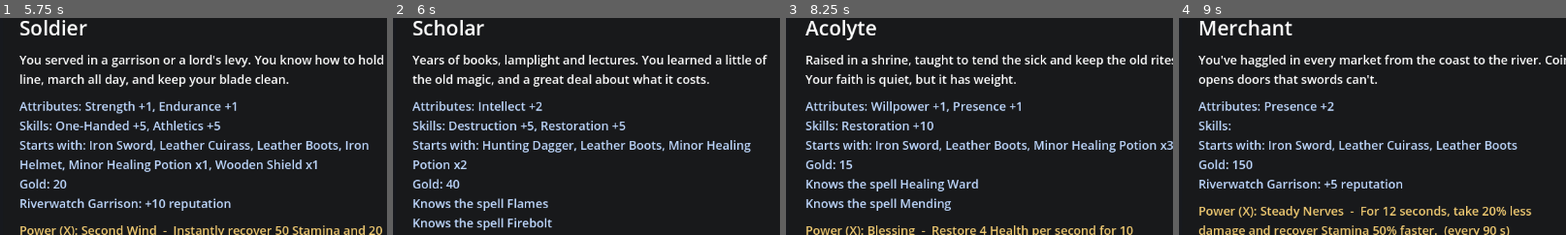
Above: before the commit, frames 1-4 (left to right).
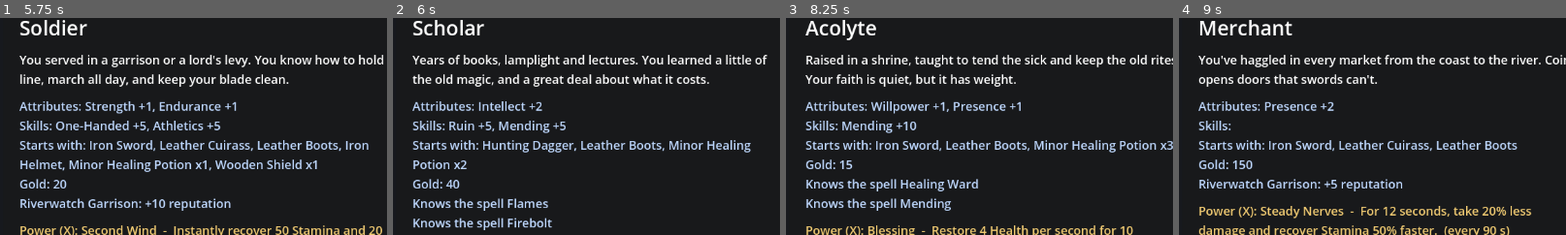
Above: after the commit, the same moments.

Repository: RCJLabs/Vaelora-godot
Game: Godot game, scene res://ui/title_screen.tscn
Two runs of this game, one before a commit and one after it. Both use one fixed random seed, a clock stepped at 60 frames per second and the inputs below.
Inputs:
- Up to frame 1 (5.75 s): click "New Game" at 0.5 s; click "Next" at 1.25 s; click "Next" at 2 s; click "Hardy - +2 Endurance." at 2.75 s; click "Strong Arm - +2 Strength." at 3.5 s; click "Back" at 4.25 s; click "Soldier" at 5 s
- Up to frame 2 (6 s): click "Scholar" at 5.75 s
- Up to frame 3 (8.25 s): click "Outlaw" at 6.5 s; click "Hunter" at 7.25 s; click "Acolyte" at 8 s
- Up to frame 4 (9 s): click "Merchant" at 8.75 s
The pictures show only the part of the screen within x 41-90%, y 26-76%; the shares and areas given below are measured in that part.

Frame 1 is identical in both runs. In frame 2, 1.1% of the frame differs, in the area x 14-61%, y 47-54%; in frame 3, 0.6%; in frame 4, nothing differs.

Commit message:
The lore in the demo: release an essence, wisps and corruption, Ruin/Mending/Shaping
Round four's demo changes:
- Release a Wisp Essence at the stone circle's crystal instead of
  swallowing it: Wisp's Grace (the wisps let you be for the night,
  wounds close a little faster). The essence's description mentions it.
- Night wisps notice a corrupted player from further away (x1.25 to x2)
  and more come out (+1 Stained, +2 Hollowing), with a hint saying why.
- The schools' display names are Ruin, Mending and Shaping (ids unchanged,
  so saves and spells don't change).
- Maren mentions the old small-folk card player (Aeviro); Ostap sings a
  verse of "Hallam and the Hundred Lights"; the cult's notes and letter
  name the Mercy.

docs/lore/STORY.md: the full game's acts, the player, the truth scene,
four endings (the hidden one: Lantern Night) and the wisps in each,
companions, the demo's characters later, names for the new peoples.

Tests: new test_lore_demo (24 checks). test_magic now burns only Wolf1,
with the others out of the way and the pack unable to break: other
wolves wandering into the stream gave 0 damage, and since the pack
morale change, burning several could make Wolf1 run off mid-test.

Co-Authored-By: Claude Opus 5.5 <noreply@anthropic.com>
Claude-Session: https://claude.ai/code/session_01BPE8ZczZ4hZnRHyCfMJwVS

Diff:
--- a/godot/character/perks.json
+++ b/godot/character/perks.json
@@ -16,14 +16,14 @@
 	"sure_footed": { "name": "Sure-Footed", "skill": "athletics", "level": 25, "description": "Falls do half damage.", "modifiers": { "fall_damage": 0.5 } },
 	"marathon": { "name": "Marathon", "skill": "athletics", "level": 30, "requires": "wind_runner", "description": "+20 max Stamina.", "stat_bonus": { "stamina": 20 } },
 
-	"augmented_flames": { "name": "Augmented Flames", "skill": "destruction", "level": 20, "description": "+25% Destruction spell damage.", "modifiers": { "spell_power_destruction": 1.25 } },
-	"efficient_destruction": { "name": "Efficient Destruction", "skill": "destruction", "level": 25, "description": "Destruction spells cost 20% less.", "modifiers": { "spell_cost_destruction": 0.8 } },
-	"searing": { "name": "Searing", "skill": "destruction", "level": 35, "requires": "augmented_flames", "description": "Another +25% Destruction spell damage.", "modifiers": { "spell_power_destruction": 1.25 } },
+	"augmented_flames": { "name": "Augmented Flames", "skill": "destruction", "level": 20, "description": "+25% Ruin spell damage.", "modifiers": { "spell_power_destruction": 1.25 } },
+	"efficient_destruction": { "name": "Efficient Ruin", "skill": "destruction", "level": 25, "description": "Ruin spells cost 20% less.", "modifiers": { "spell_cost_destruction": 0.8 } },
+	"searing": { "name": "Searing", "skill": "destruction", "level": 35, "requires": "augmented_flames", "description": "Another +25% Ruin spell damage.", "modifiers": { "spell_power_destruction": 1.25 } },
 
 	"recovery": { "name": "Recovery", "skill": "restoration", "level": 20, "description": "Magicka recovers 25% faster.", "modifiers": { "magicka_regen": 1.25 } },
-	"potent_healing": { "name": "Potent Healing", "skill": "restoration", "level": 25, "description": "+30% healing from Restoration spells.", "modifiers": { "spell_power_restoration": 1.3 } },
-	"efficient_restoration": { "name": "Efficient Restoration", "skill": "restoration", "level": 30, "requires": "potent_healing", "description": "Restoration spells cost 20% less.", "modifiers": { "spell_cost_restoration": 0.8 } },
-	"efficient_alteration": { "name": "Efficient Alteration", "skill": "alteration", "level": 20, "description": "Alteration spells cost 25% less.", "modifiers": { "spell_cost_alteration": 0.75 } },
+	"potent_healing": { "name": "Potent Healing", "skill": "restoration", "level": 25, "description": "+30% healing from Mending spells.", "modifiers": { "spell_power_restoration": 1.3 } },
+	"efficient_restoration": { "name": "Efficient Mending", "skill": "restoration", "level": 30, "requires": "potent_healing", "description": "Mending spells cost 20% less.", "modifiers": { "spell_cost_restoration": 0.8 } },
+	"efficient_alteration": { "name": "Efficient Shaping", "skill": "alteration", "level": 20, "description": "Shaping spells cost 25% less.", "modifiers": { "spell_cost_alteration": 0.75 } },
 	"arcane_reserve": { "name": "Arcane Reserve", "skill": "alteration", "level": 25, "description": "+25 max Magicka.", "stat_bonus": { "magicka": 25 } },
 	"focused_mind": { "name": "Focused Mind", "skill": "alteration", "level": 35, "requires": "arcane_reserve", "description": "Magicka recovers 25% faster.", "modifiers": { "magicka_regen": 1.25 } },
 	"ward_mastery": { "name": "Ward Mastery", "skill": "restoration", "level": 30, "requires": "recovery", "description": "Wards stop 20% more of a hit and cost less to hold.", "modifiers": { "ward_strength": 1.2, "spell_cost_restoration": 0.9 } }
--- a/godot/dialogue/maren.json
+++ b/godot/dialogue/maren.json
@@ -165,6 +165,11 @@
 					"requires_item": "wolf_pelt"
 				},
 				{
+					"text": "Who else comes up this road?",
+					"next": "road_folk",
+					"requires_not_flag": "heard_card_player"
+				},
+				{
 					"text": "Let's trade.",
 					"next": "shop"
 				},
@@ -935,6 +940,20 @@
 			"add_reputation": {
 				"riverwatch": 10
 			}
+		},
+		"road_folk": {
+			"text": "Traders, when the wolves let them. Pilgrims for the shrine, once upon a time. And every few years an old small-folk card player, who sits at my table, takes everyone's coin, and is gone by morning. My gran swore the same one cleaned her out when she was a girl. Must run in the family. Same laugh, too.",
+			"set_flag": "heard_card_player",
+			"choices": [
+				{
+					"text": "Anything strange around here lately?",
+					"next": "wrong_things"
+				},
+				{
+					"text": "Goodbye.",
+					"next": "end"
+				}
+			]
 		}
 	}
 }
--- a/godot/dialogue/ostap.json
+++ b/godot/dialogue/ostap.json
@@ -2,7 +2,7 @@
 	"start": "greet",
 	"nodes": {
 		"greet": {
-			"text": "Far enough. Hands where I can see them. ...You're the one who's been following the light. Mirela's by the fire. Walk slow.",
+			"text": "(He breaks off humming as you come closer.) Far enough. Hands where I can see them. ...You're the one who's been following the light. Mirela's by the fire. Walk slow.",
 			"choices": [
 				{
 					"text": "Who are you people?",
@@ -12,6 +12,10 @@
 					"text": "(Outlaw) Easy. I'm on the same notice board as you.",
 					"next": "outlaw",
 					"requires_background": "outlaw"
+				},
+				{
+					"text": "What was that you were singing?",
+					"next": "song"
 				},
 				{
 					"text": "Goodbye.",
@@ -36,6 +40,20 @@
 					"next": "end"
 				}
 			]
+		},
+		"song": {
+			"text": "\"...and Hallam hunted the lights through a hundred nights, and caught one each night, and put it out.\" Hallam and the Hundred Lights. Every child in the Empire knows it. My mam sang it to keep me in bed. It worked: I was scared of wisps till I was twelve. Now I'm only scared of the garrison.",
+			"set_flag": "heard_hallam",
+			"choices": [
+				{
+					"text": "Who are you people?",
+					"next": "who"
+				},
+				{
+					"text": "Goodbye.",
+					"next": "end"
+				}
+			]
 		}
 	}
 }
--- /dev/null
+++ b/godot/effects/wisp_grace.tres
@@ -0,0 +1,14 @@
+[gd_resource type="Resource" script_class="StatusEffectData" load_steps=2 format=3]
+
+[ext_resource type="Script" path="res://systems/status_effect_data.gd" id="1_fx"]
+
+[resource]
+script = ExtResource("1_fx")
+id = "wisp_grace"
+display_name = "Wisp's Grace"
+description = "You let one go. The wisps let you be tonight, and your wounds close a little faster."
+is_harmful = false
+duration = 1800.0
+modifiers = {
+"health_regen": 1.5
+}
--- a/godot/enemies/wisp.gd
+++ b/godot/enemies/wisp.gd
@@ -111,8 +111,10 @@
 	var from_home := Vector2(global_position.x - home.x, global_position.z - home.z).length()
 	match state:
 		State.IDLE:
-			if dist < aggro_range and _sees(player):
+			if dist < aggro_range * Corruption.wisp_aggro_scale() and _sees(player) and not _graced(player):
 				_start_fight()
+				if Corruption.tier() > 0:
+					Hints.show_once("wisps_corruption", "Wisps go for anyone carrying stolen light. The more corrupted you are, the further away they notice you, and the more of them come out at night.")
 			return _wander()
 		State.RETURN:
 			if from_home < 1.5:
@@ -223,6 +225,11 @@
 	return level if level else get_parent()
 
 
+# Released an essence tonight: the wisps let you be (effects/wisp_grace.tres).
+func _graced(player: Node3D) -> bool:
+	return player.get("effects") != null and player.effects.has("wisp_grace")
+
+
 func _sees(player: Node3D) -> bool:
 	var query := PhysicsRayQueryParameters3D.create(global_position, player.global_position + Vector3.UP * 1.3, 1)
 	return get_world_3d().direct_space_state.intersect_ray(query).is_empty()
--- a/godot/enemies/wisp_spawner.gd
+++ b/godot/enemies/wisp_spawner.gd
@@ -1,7 +1,7 @@
 extends Node3D
 
 # Brings wisps out at night: when night falls (WorldClock), `count` wisps
-# appear within `radius` of this node; at dawn the survivors fade away. Killed
+# (more if the player is corrupted: Corruption.extra_wisps) appear within `radius` of this node; at dawn the survivors fade away. Killed
 # ones come back the next night. They fight together (alert()).
 #
 # Once `drain_flag` is set (main quest 1 starts it), something is draining them:
@@ -65,9 +65,10 @@
 
 
 func _spawn() -> void:
-	for i in count:
+	var total := count + Corruption.extra_wisps()   # more come out for a corrupted player
+	for i in total:
 		var wisp := WISP_SCENE.instantiate()
-		var angle := TAU * i / count + randf_range(-0.4, 0.4)
+		var angle := TAU * i / total + randf_range(-0.4, 0.4)
 		wisp.position = Vector3(cos(angle), 0.0, sin(angle)) * randf_range(radius * 0.4, radius) + Vector3.UP * 1.8
 		add_child(wisp)
 
--- a/godot/items/cult_letter.tres
+++ b/godot/items/cult_letter.tres
@@ -8,7 +8,7 @@
 display_name = "Sealed Letter"
 description = "Sealed with a circle split by three lines, and opened by you.
 
-\"V. - The first is a failure: too much, too fast, it will not hold. No matter. The others are ready. Send the harvest north to the Pale Gate by the next dark of the Wanderer, and tell no one at the Collegium what you have seen. - A.\"
+\"V. - The first is a failure: too much, too fast, it will not hold. No matter. The others are ready. Send the harvest north to the Pale Gate by the next dark of the Wanderer, and tell no one at the Collegium what you have seen. Remember what we are: the Mercy. - A.\"
 
 Folded inside: a map of all Vaelora, with a dozen places marked in the same careful hand. The Greywater Vale is only one of them."
 weight = 0.1
--- a/godot/items/cult_notes.tres
+++ b/godot/items/cult_notes.tres
@@ -6,7 +6,7 @@
 script = ExtResource("1_item")
 id = "cult_notes"
 display_name = "Cultist's Notes"
-description = "Pages in a small, careful hand, with a map folded inside.
+description = "Pages in a small, careful hand, headed with the mark (a circle split by three lines) and two words: THE MERCY. A map is folded inside.
 
 \"The stones give less each night. The wolves were a waste: too little in them. The forest witch gave more than all the wisps together. The first of them must be fed in the dark of the Wanderer, at the Hollow Oak. Then we send it north. - V.\"
 
--- a/godot/items/wisp_essence.tres
+++ b/godot/items/wisp_essence.tres
@@ -6,7 +6,7 @@
 script = ExtResource("1_item")
 id = "wisp_essence"
 display_name = "Wisp Essence"
-description = "A mote of cold light that won't stop glowing: what's left of a wisp. Swallowed, it fills you with Magicka, and something of the wisp stays in you (Corruption +10). Scholars would pay for it, and a shrine would take it as an offering."
+description = "A mote of cold light that won't stop glowing: what's left of a wisp. Swallowed, it fills you with Magicka, and something of the wisp stays in you (Corruption +10). Scholars would pay for it, a shrine would take it as an offering, and the crystal in the stone circle would let it go."
 type = 1
 value = 20
 weight = 0.1
--- a/godot/props/floating_crystal.gd
+++ b/godot/props/floating_crystal.gd
@@ -7,11 +7,17 @@
 # Once the shards are dealt with, either way, touching it shows the drain-line:
 # something is pulling magic through it, north into the Thornwood (the
 # "saw_drain_line" flag, which a DrainLine node in the level shows).
+# After that, carrying a Wisp Essence, you can release it here instead of
+# swallowing it: it goes to its rest, and the wisps let you be for the night
+# (the "wisp_grace" effect). See LORE.md: every essence is power, rest, or a
+# future with its people.
 
 @export var bob_height: float = 0.12
 @export var spin_speed: float = 0.4   # radians per second
 
-var prompt: String = "Touch the crystal"
+var prompt: String:
+	get:
+		return "Release a Wisp Essence" if _can_release() else "Touch the crystal"
 
 @onready var gem: Node3D = $Gem
 @onready var light: OmniLight3D = $Light
@@ -36,8 +42,28 @@
 	gem.position.y = sin(_time * 1.3) * bob_height
 
 
+# Releasing comes after everything the crystal has to say first: Flames, and the
+# Waking Stones quest's endings.
+func _can_release() -> bool:
+	if Inventory.count("wisp_essence") == 0 or not Spellbook.knows("flames") or not GameState.has_flag("touched_crystal"):
+		return false
+	if GameState.has_flag("shards_chose_stones") and not GameState.has_flag("stones_restored") and Inventory.count("rune_shard") >= 3:
+		return false
+	return not (GameState.has_flag("shards_decided") and not GameState.has_flag("shards_chose_stones") and not GameState.has_flag("saw_drain_line"))
+
+
+func _release(player: Node) -> void:
+	Inventory.remove("wisp_essence", 1)
+	player.effects.apply("wisp_grace")
+	GameState.set_flag("released_wisp")
+	Sfx.play_at("wisp_freed", global_position)
+	player.show_message("You hold the essence up to the crystal. It doesn't sink in. It rises, slowly, and for a moment it has a shape, something like a hand, open. Then it's gone, and the night feels kinder. (Wisp's Grace: the wisps will let you be tonight.)")
+
+
 func interact(player: Node) -> void:
-	if GameState.has_flag("shards_chose_stones") and not GameState.has_flag("stones_restored") \
+	if _can_release():
+		_release(player)
+	elif GameState.has_flag("shards_chose_stones") and not GameState.has_flag("stones_restored") \
 			and Inventory.count("rune_shard") >= 3:
 		Inventory.remove("rune_shard", 3)
 		Skills.grant_bonus("magicka", 10)
--- a/godot/systems/corruption.gd
+++ b/godot/systems/corruption.gd
@@ -10,7 +10,8 @@
 #   2 Stained   (50+)  spells +20%, +20 Magicka     health regen x0.5, the shrine won't bless you
 #   3 Hollowing (80+)  spells +30%, +40 Magicka     health regen x0.5, -20 max Health, outlaws turn cold
 # The gains and costs reach the player through Character.modifier() and
-# Character.stat_bonus(). Cleansing (cleanse_tier) is a night's vigil at the
+# Character.stat_bonus(). Night wisps come for you from further away, and in
+# greater numbers, the higher the tier (wisp_aggro_scale, extra_wisps). Cleansing (cleanse_tier) is a night's vigil at the
 # rekindled roadside shrine: one tier per night.
 # Dialogue and quests can check the tier: "requires_corruption": 2 (at least),
 # "requires_corruption_below": 1 (see systems/conditions.gd).
@@ -42,6 +43,10 @@
 ]
 ## Thornwood Free reputation lost the first time you reach Hollowing: they've seen this before.
 const HOLLOWING_REPUTATION := -20
+## Night wisps go for anyone carrying stolen light: how much further they notice you from,
+## and how many more come out, per tier (wisp.gd, wisp_spawner.gd).
+const WISP_AGGRO_SCALE := [1.0, 1.25, 1.5, 2.0]
+const WISP_EXTRA := [0, 0, 1, 2]
 
 var value := 0.0
 
@@ -77,6 +82,14 @@
 		return false
 	_set_value(THRESHOLDS[t - 1], "")
 	return true
+
+
+func wisp_aggro_scale() -> float:
+	return WISP_AGGRO_SCALE[tier()]
+
+
+func extra_wisps() -> int:
+	return WISP_EXTRA[tier()]
 
 
 func modifier(key: String) -> float:
--- a/godot/systems/effect_library.gd
+++ b/godot/systems/effect_library.gd
@@ -15,6 +15,8 @@
 	"res://effects/hunters_focus.tres",
 	"res://effects/blessing.tres",
 	"res://effects/steady_nerves.tres",
+	# the stone circle: releasing a Wisp Essence (props/floating_crystal.gd)
+	"res://effects/wisp_grace.tres",
 	# spells
 	"res://effects/chilled.tres",
 	"res://effects/mending.tres",
--- a/godot/systems/skills.gd
+++ b/godot/systems/skills.gd
@@ -39,16 +39,16 @@
 		"description": "-0.5% sprint stamina cost per level. Improves as you sprint.",
 	},
 	"destruction": {
-		"name": "Destruction",
-		"description": "+1% damage from Destruction spells per level. Improves with spell damage dealt.",
+		"name": "Ruin",
+		"description": "+1% damage from Ruin spells (fire, frost, storm) per level. Improves with spell damage dealt.",
 	},
 	"alteration": {
-		"name": "Alteration",
-		"description": "+1% to Alteration spells per level (and cheaper with perks). Improves as you cast them.",
+		"name": "Shaping",
+		"description": "+1% to Shaping spells (stone, light, force) per level, and cheaper with perks. Improves as you cast them.",
 	},
 	"restoration": {
-		"name": "Restoration",
-		"description": "+1% healing from Restoration spells per level. Improves with health restored.",
+		"name": "Mending",
+		"description": "+1% healing from Mending spells per level. Improves with health restored.",
 	},
 }
 const START_LEVEL := 15
--- a/godot/tests/test_ask_forest.gd
+++ b/godot/tests/test_ask_forest.gd
@@ -61,7 +61,7 @@
 			for t in current_scene.get_node("Thornwood").get_children():
 				ok(t.global_position.distance_to(mirela.global_position) > 5.0, "%s clear of the camp" % t.name)
 			DM.start("res://dialogue/ostap.json", "Ostap")
-			ok(DM.line_label.text.begins_with("Far enough."), "the lookout stops you")
+			ok(DM.line_label.text.contains("Far enough."), "the lookout stops you")
 			ok(texts().any(func(t): return t.begins_with("(Outlaw)")) == (mode == "outlaw"), "lookout's outlaw line only for outlaws", texts())
 			DM.end()
 			DM.start("res://dialogue/mirela.json", "Mirela")
--- a/godot/tests/test_creator.gd
+++ b/godot/tests/test_creator.gd
@@ -30,7 +30,7 @@
 		12:
 			var d := texts(cc.details)
 			ok(d[0] == "Scholar", "scholar details shown", d[0])
-			ok(d.any(func(t): return t.contains("Intellect +2") and t.contains("Destruction +5")), "scholar bonuses listed")
+			ok(d.any(func(t): return t.contains("Intellect +2") and t.contains("Ruin +5")), "scholar bonuses listed")
 			ok(d.any(func(t): return t.contains("Clarity")), "scholar power listed")
 			cc.next_button.emit_signal("pressed")
 		14:
--- a/godot/tests/test_dialogue.gd
+++ b/godot/tests/test_dialogue.gd
@@ -47,7 +47,7 @@
 			key(KEY_E)
 		75:
 			ok(dm.line_label.text == "Back again? The kettle's still warm.", "second talk uses the met_maren line", dm.line_label.text)
-			ok(choices().size() == 3 and "Let's trade." in choices()[1], "second talk choices", choices())
+			ok(choices().size() == 4 and "Who else comes up this road?" in choices()[1] and "Let's trade." in choices()[2], "second talk choices", choices())
 		76: key(KEY_ESCAPE)
 		80: ok(not dm.is_active, "Esc closes the dialogue")
 		81: autoload("GameState").race = "Orc"; autoload("GameState").flags = {}; key(KEY_E)
--- a/godot/tests/test_inventory.gd
+++ b/godot/tests/test_inventory.gd
@@ -82,7 +82,7 @@
 			look(Vector3(2, 0, -2), 0, 0)
 		146: key(KEY_E)
 		150:
-			ok(choices() == ["1. The Greyfang pack is dead.", "2. I have a wolf pelt to sell.", "3. Let's trade.", "4. Goodbye."], "Maren's choices with pelts and the quest done", choices())
+			ok(choices() == ["1. The Greyfang pack is dead.", "2. I have a wolf pelt to sell.", "3. Who else comes up this road?", "4. Let's trade.", "5. Goodbye."], "Maren's choices with pelts and the quest done", choices())
 			key(KEY_1)
 		154:
 			ok(I.gold == 70, "quest reward 50 gold", I.gold)
--- /dev/null
+++ b/godot/tests/test_lore_demo.gd
@@ -0,0 +1,129 @@
+extends "res://tests/test_base.gd"
+# The lore's changes to the demo (LORE.md, round four): night wisps notice a corrupted
+# player from further away and come out in greater numbers; a Wisp Essence can be
+# released at the stone circle's crystal, which gives Wisp's Grace (the wisps let you
+# be); the schools are Ruin, Mending and Shaping; Maren mentions the old card player
+# (Aeviro); Ostap sings "Hallam and the Hundred Lights"; the cult's papers name the Mercy.
+
+var f := 0
+var step := 0
+var wait := 0
+var p
+var C
+var GS
+var DM
+var I
+var w
+
+func _initialize() -> void:
+	autoload("SaveSystem").delete_save()
+	autoload("Character").create(load("res://races/human.tres"), "T", "soldier", [], {}, {})
+	change_scene_to_file("res://levels/test_level.tscn")
+
+func texts() -> Array:
+	return DM._choices.map(func(c): return c["text"])
+
+func pick(start: String) -> bool:
+	var t := texts()
+	for i in t.size():
+		if t[i].begins_with(start):
+			DM.choose(i)
+			return true
+	return false
+
+func idle_wisp_at(distance: float) -> void:
+	# Due north of the player, in the open field where test_wisp duels, with its home there too.
+	w.global_position = p.global_position + Vector3(0, 1.8, -distance)
+	w.home = w.global_position
+	w.velocity = Vector3.ZERO
+	w.state = w.State.IDLE
+
+func _physics_process(_d: float) -> bool:
+	if current_scene == null:
+		return false
+	f += 1
+	if wait > 0:
+		wait -= 1
+		return false
+	p = get_first_node_in_group("player")
+	C = autoload("Corruption"); GS = autoload("GameState"); DM = autoload("DialogueManager"); I = autoload("Inventory")
+	match step:
+		0:
+			autoload("WorldClock").hour = 12.0   # no spawned wisps by day
+			for i in [1, 2, 3]: current_scene.get_node("GreyfangPack/Wolf%d" % i).set_physics_process(false)
+			for b in current_scene.get_node("BanditCamp").get_children(): b.set_physics_process(false)
+			wait = 5
+		1:
+			# The schools' new names (the ids stay).
+			var S = autoload("Skills")
+			ok(S.SKILLS["destruction"]["name"] == "Ruin" and S.SKILLS["restoration"]["name"] == "Mending" and S.SKILLS["alteration"]["name"] == "Shaping", "schools renamed: Ruin, Mending, Shaping")
+			# Corruption's pull on wisps.
+			ok(C.wisp_aggro_scale() == 1.0 and C.extra_wisps() == 0, "clean: wisps as usual")
+			C.value = 55.0
+			ok(C.wisp_aggro_scale() == 1.5 and C.extra_wisps() == 1, "Stained: noticed from 1.5x as far, one extra wisp", [C.wisp_aggro_scale(), C.extra_wisps()])
+			var spawner = current_scene.get_node("StoneWisps")
+			spawner._spawn()
+			ok(spawner.get_child_count() == spawner.count + 1, "an extra wisp comes out", spawner.get_child_count())
+			for child in spawner.get_children(): child.free()
+			C.value = 0.0
+			# One wisp, 18 m away: past its usual 16 m.
+			p.global_position = Vector3(-30, 0.05, 18)
+			w = load("res://enemies/wisp.tscn").instantiate()
+			current_scene.add_child(w)
+			idle_wisp_at(18.0)
+			wait = 20
+		2:
+			ok(w.state == w.State.IDLE, "clean player at 18 m: the wisp doesn't notice", w.State.keys()[w.state])
+			C.value = 25.0   # Touched: 16 x 1.25 = 20 m
+			idle_wisp_at(18.0)
+			wait = 20
+		3:
+			ok(w.state != w.State.IDLE, "Touched player at 18 m: it comes for you", w.State.keys()[w.state])
+			ok(GS.has_flag("hint_wisps_corruption"), "and the hint explains why")
+			# Wisp's Grace: even Hollowing, even close, they let you be.
+			C.value = 85.0
+			p.effects.apply("wisp_grace")
+			idle_wisp_at(8.0)
+			wait = 30
+		4:
+			ok(w.state == w.State.IDLE, "with Wisp's Grace, a wisp at 8 m lets you be", w.State.keys()[w.state])
+			p.effects.remove("wisp_grace")
+			w.queue_free()
+			C.value = 0.0
+			# Releasing an essence at the crystal.
+			var crystal = current_scene.find_children("*", "StaticBody3D", true, false).filter(func(n): return n.has_method("_can_release"))[0]
+			autoload("Spellbook").learn("flames")
+			ok(crystal.prompt == "Touch the crystal", "no essence: the usual prompt", crystal.prompt)
+			GS.set_flag("touched_crystal")
+			I.add("wisp_essence", 2)
+			ok(crystal.prompt == "Release a Wisp Essence", "carrying essence: release it", crystal.prompt)
+			var regen: float = p.stats.modifier("health_regen")
+			crystal.interact(p)
+			ok(I.count("wisp_essence") == 1, "one essence released")
+			ok(p.effects.has("wisp_grace") and GS.has_flag("released_wisp"), "Wisp's Grace, and it's remembered")
+			near(p.stats.modifier("health_regen"), regen * 1.5, 0.001, "the grace heals a little faster")
+			ok(p.hud.message_label.text.contains("Wisp's Grace"), "and says so", p.hud.message_label.text)
+			ok(C.value == 0.0, "releasing doesn't corrupt")
+			ok(load("res://items/wisp_essence.tres").description.contains("would let it go"), "the essence's description mentions it")
+			# Maren and the old card player.
+			GS.set_flag("met_maren")
+			DM.start("res://dialogue/maren.json", "maren")
+			ok(pick("Who else comes up this road?"), "Maren: who else comes up the road", texts())
+			ok(DM.line_label.text.contains("small-folk card player"), "the old card player", DM.line_label.text)
+			DM.end()
+			DM.start("res://dialogue/maren.json", "maren")
+			ok(not texts().has("Who else comes up this road?"), "asked once")
+			DM.end()
+			# Ostap's song.
+			DM.start("res://dialogue/ostap.json", "ostap")
+			ok(DM.line_label.text.contains("humming"), "Ostap was humming")
+			ok(pick("What was that you were singing?"), "ask about the song", texts())
+			ok(DM.line_label.text.contains("Hallam hunted the lights through a hundred nights"), "a verse of Hallam and the Hundred Lights", DM.line_label.text)
+			DM.end()
+			# The Mercy, by name.
+			ok(load("res://items/cult_notes.tres").description.contains("THE MERCY"), "the cult's notes name the Mercy")
+			ok(load("res://items/cult_letter.tres").description.contains("the Mercy"), "and so does the letter")
+			autoload("SaveSystem").delete_save()
+			return done()
+	step += 1
+	return false
--- a/godot/tests/test_magic.gd
+++ b/godot/tests/test_magic.gd
@@ -74,6 +74,14 @@
 			# Hold it still: an idle wolf wanders to random spots, and could walk out of the
 			# stream before the first hit (it did with seed 14: 0 damage).
 			w.wander_speed = 0.0
+			# Just the one wolf: the others wander too, into the stream in front of it (0 damage
+			# again), and burning several at once can break the pack (wolf_pack.gd), so Wolf1
+			# runs off instead of dying. Driving the pack off is test_morale's.
+			current_scene.get_node("GreyfangPack").can_break = false
+			for other in current_scene.get_node("GreyfangPack").get_children():
+				if other != w:
+					other.global_position += Vector3(40, 0, 0)
+					other.set_physics_process(false)   # (or they'd head home, back beside Wolf1)
 			p.global_position = w.global_position + Vector3(0, 0, 4.5); p.rotation.y = 0; p.get_node("Head").rotation.x = deg_to_rad(-12)
 			p.velocity = Vector3.ZERO
 		245:
Not shown, changed: LORE.md
Not shown, changed: docs/PLAYTEST.md
Not shown, changed: docs/QUEST_FLOW.md
Not shown, added: docs/lore/STORY.md
Not shown, added: docs/lore/questionnaire-4-answers-2026-10-24.txt
